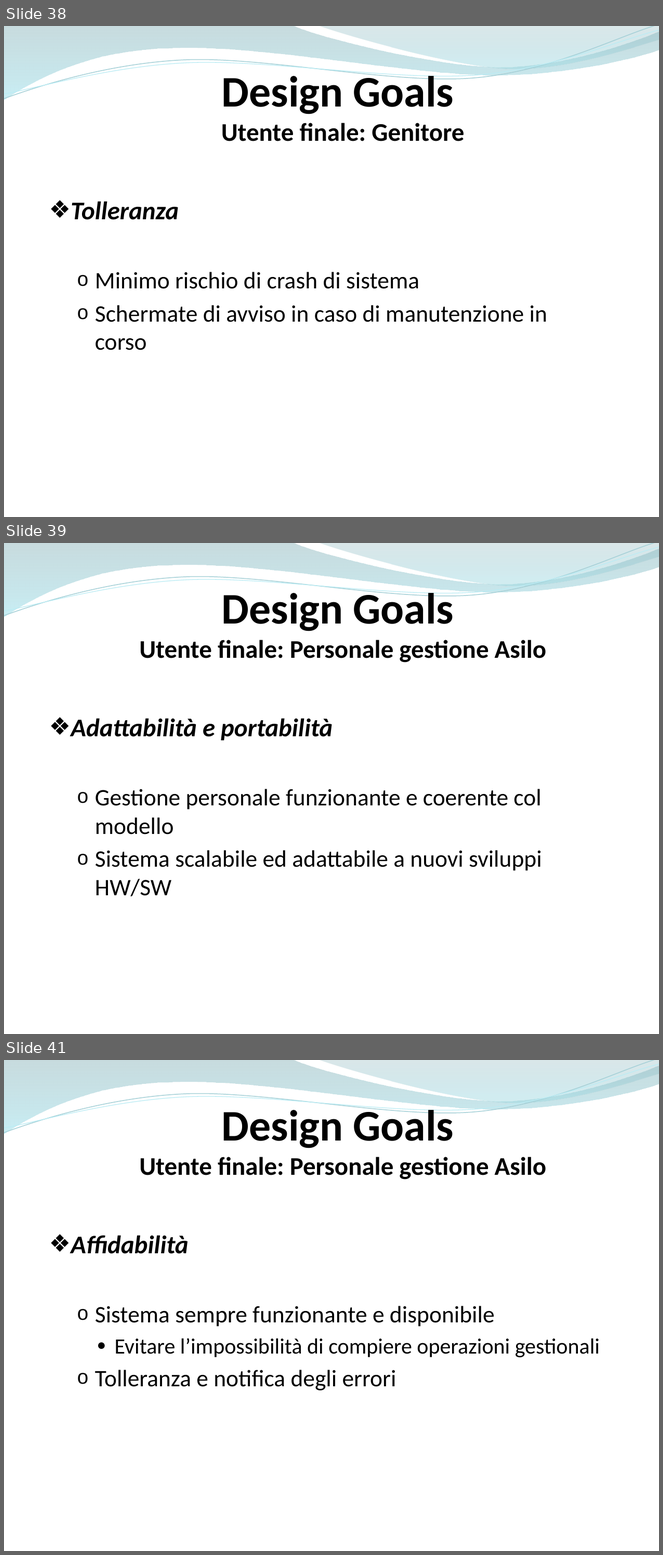
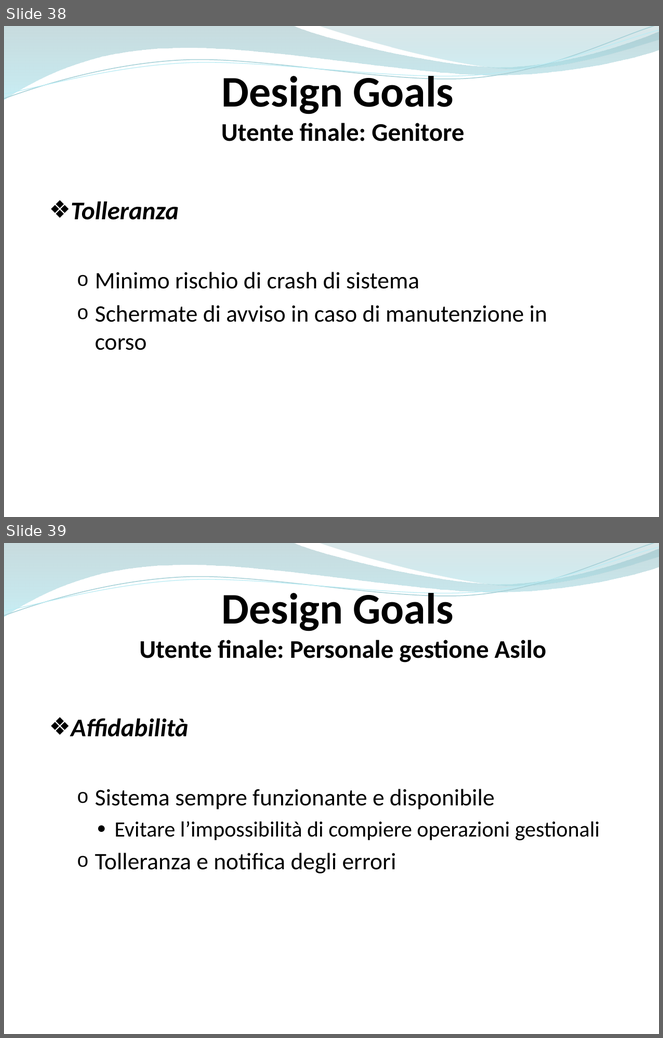
Before and after one commit to ammirate/at-silo, a slide deck: Presentazione/Atsilo1/[BOZZA] Atsilo_A_PresentazioneFinale copia.pptx. Shown one above the other, each under a label of ours: slides 38, 39 and 41 before the commit, slides 38 and 39 after it; the slides between them are not shown. The pictures are 663x1555 and 663x1038 pixels, drawn with LibreOffice and Linux fonts; fonts in the diff are those of the drawing. Boxes give left, top, right and bottom in pixels: in the first picture for what was removed or moved away, otherwise in the second. Text is boxed around its words. In the diff, an @@ line names an element or a change of style, - is before the commit and + after.

```diff
--- a/Presentazione/Atsilo1/[BOZZA] Atsilo_A_PresentazioneFinale copia.pptx
+++ b/Presentazione/Atsilo1/[BOZZA] Atsilo_A_PresentazioneFinale copia.pptx
@@ slide 39 removed at (4, 543, 659, 1034), background #FFFFFF; not listed: 4 template elements that a slide beside it also shows @@
@@ text removed at (139, 588, 546, 663) @@
-Design Goals
-Utente finale: Personale gestione Asilo
@@ text removed at (71, 718, 542, 897) @@
-❖ Adattabilità e portabilità
-  o Gestione personale funzionante e coerente col modello
-  o Sistema scalabile ed adattabile a nuovi sviluppi HW/SW
@@ what was slide 41 is now slide 39 @@
```
Also in this commit, not shown: 11 slides changed, 2 other slides removed.
